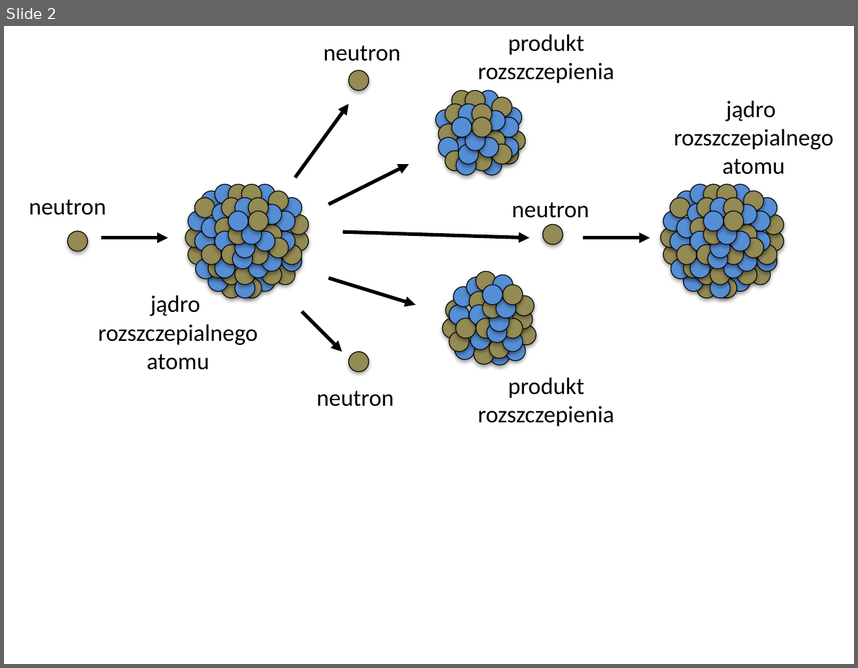
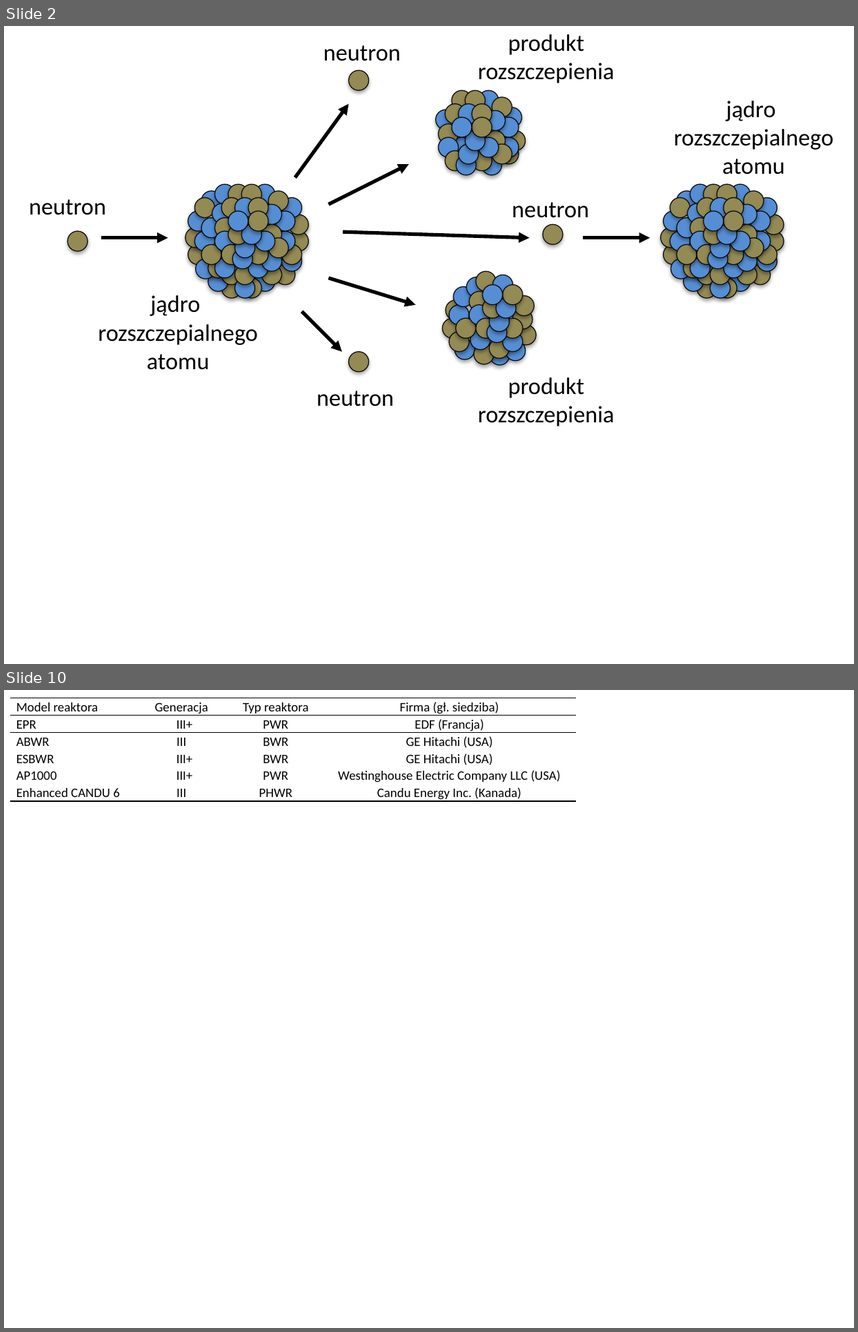
Before and after one commit to Igor-KEJ/PGE-GEN234, a slide deck: 00_IMG_IK.pptx. Shown one above the other, each under a label of ours: slide 2 before the commit, slides 2 and 10 after it; the slides between them are not shown. The pictures are 858x668 and 858x1332 pixels, drawn with LibreOffice and Linux fonts; fonts in the diff are those of the drawing. Boxes give left, top, right and bottom in pixels: in the first picture for what was removed or moved away, otherwise in the second. Text is boxed around its words. In the diff, an @@ line names an element or a change of style, - is before the commit and + after.

```diff
--- a/00_IMG_IK.pptx
+++ b/00_IMG_IK.pptx
@@ slide 10 added at (4, 690, 854, 1328), background #FFFFFF @@
@@ table added at (10, 698, 577, 804), 6 rows, 4 columns @@
+Model reaktora | Generacja | Typ reaktora | Firma (gł. siedziba)
+EPR | III+ | PWR | EDF (Francja)
+ABWR | III | BWR | GE Hitachi (USA)
+ESBWR | III+ | BWR | GE Hitachi (USA)
+AP1000 | III+ | PWR | Westinghouse Electric Company LLC (USA)
+Enhanced CANDU 6 | III | PHWR | Candu Energy Inc. (Kanada)
```
Also in this commit, not shown: 2 slides changed, 6 other slides added, 15 other files.
